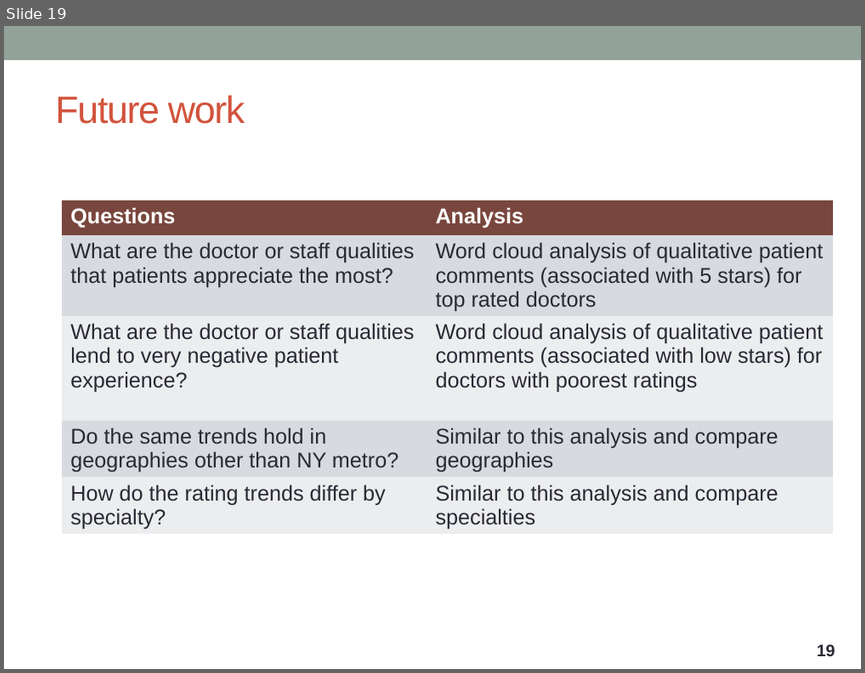
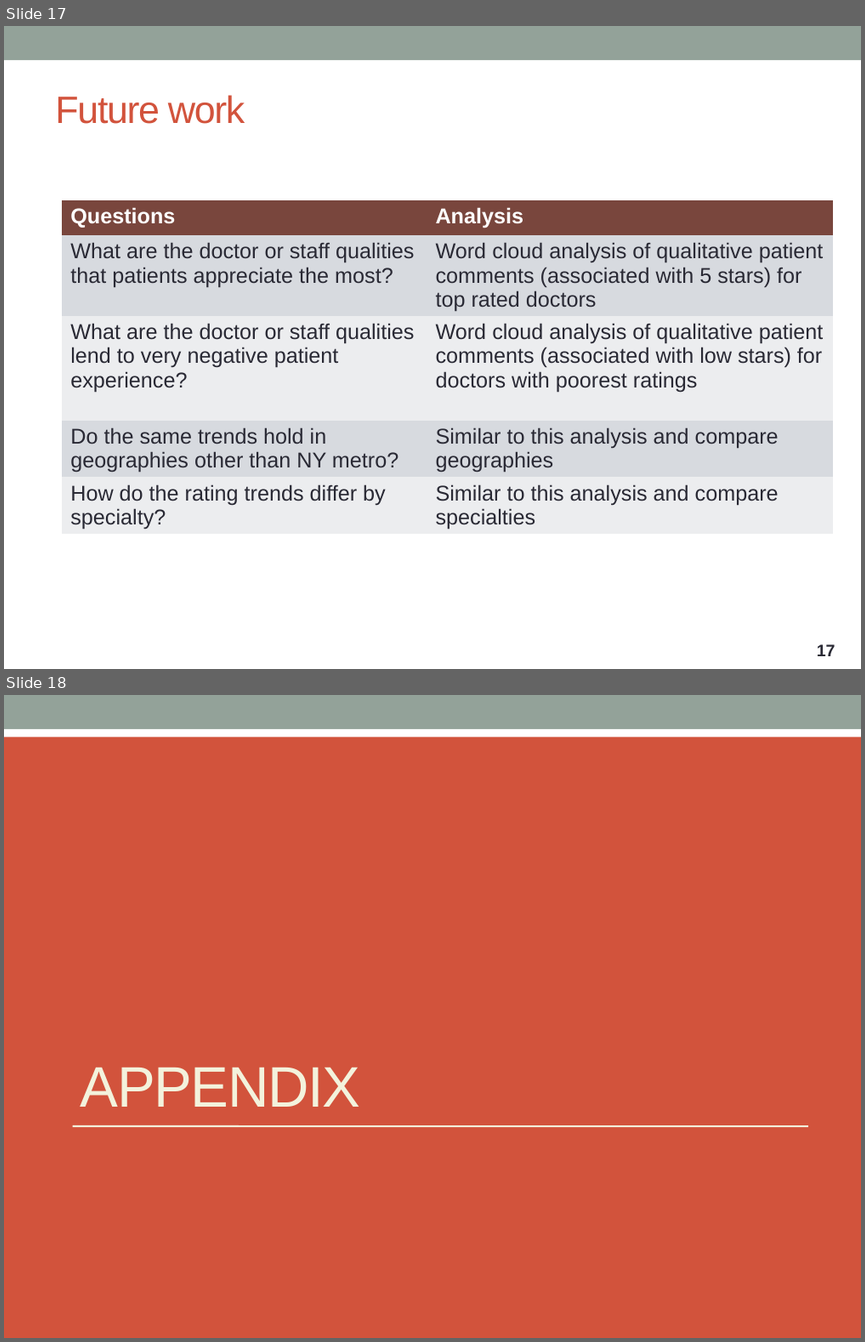
Before and after one commit to ntdsyq/webscraping_healthgrades, a slide deck: 2019-01-28 Webscraping project presentation (healthgrades physician reviews).pptx. Shown one above the other, each under a label of ours: slide 19 before the commit, slides 17 and 18 after it. The pictures are 865x673 and 865x1342 pixels, drawn with LibreOffice and Linux fonts; fonts in the diff are those of the drawing. Boxes give left, top, right and bottom in pixels: in the first picture for what was removed or moved away, otherwise in the second. Text is boxed around its words. In the diff, an @@ line names an element or a change of style, - is before the commit and + after.

```diff
--- a/2019-01-28 Webscraping project presentation (healthgrades physician reviews).pptx
+++ b/2019-01-28 Webscraping project presentation (healthgrades physician reviews).pptx
@@ slide 18 added at (4,695,861,1338), background #D2533C; not listed: 1 template element that a slide beside it also shows @@
@@ rectangle added at (4,715,861,737), fill #FFFFFF @@
@@ title added at (80,1067,361,1106), 48 pt, text #F3F2DC @@
+APPENDIX
@@ line added from (73, 1126) to (808, 1126), #F3F2DC 1.5 pt @@
@@ what was slide 19 is now slide 17 @@
@@ page number at (817,644,835,656): text changed @@
-19
+17
```
Also in this commit, not shown: 4 slides changed, 3 other slides added, 9 other files.
